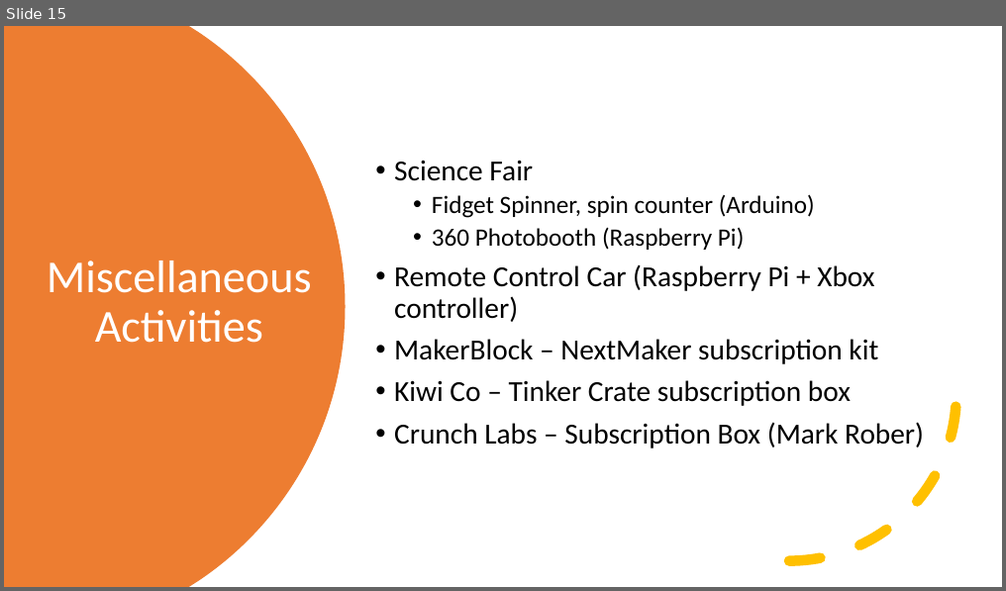
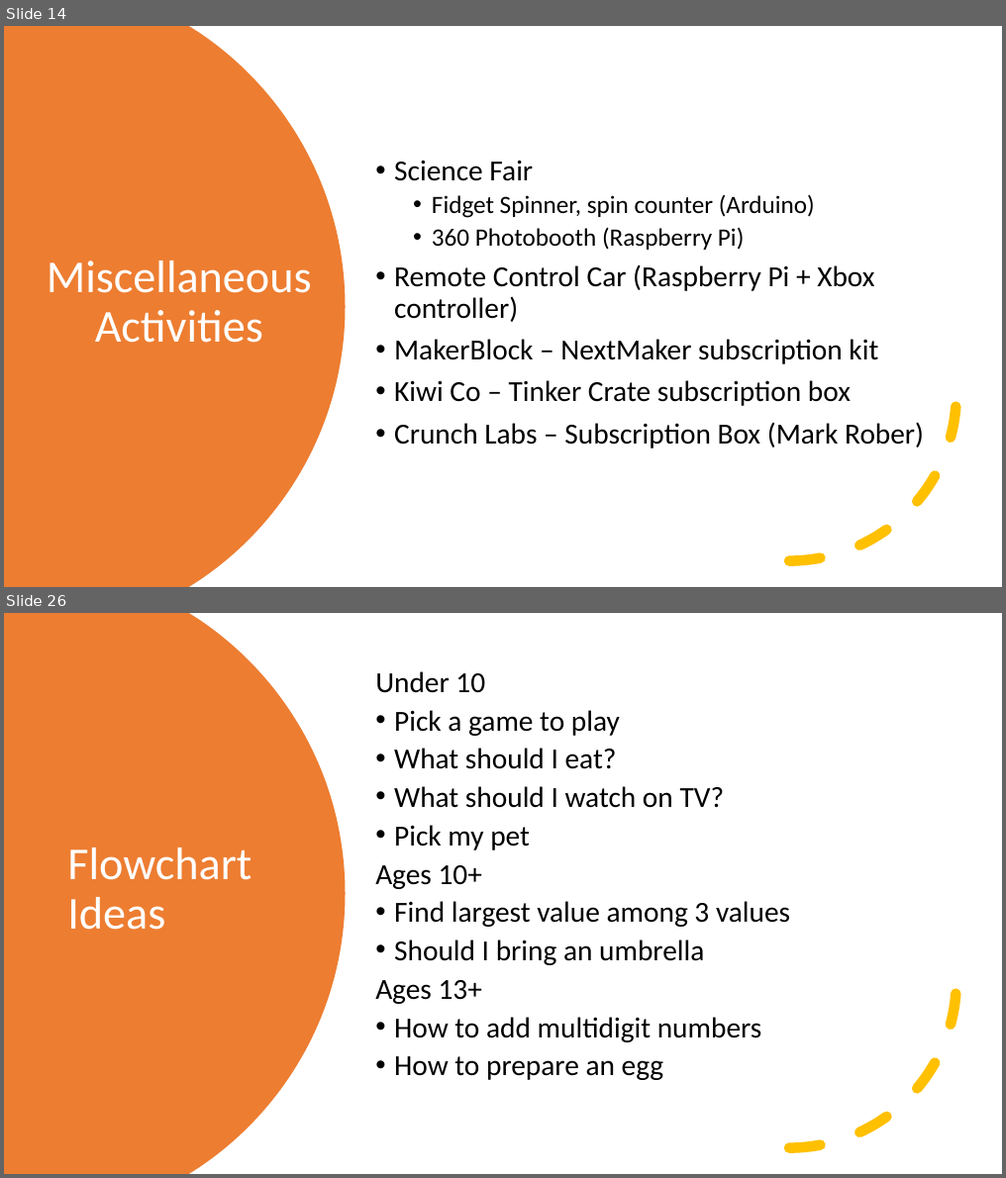
Before and after one commit to kevmoens/ThatConference2022, a slide deck: ThatConference2022.pptx. Shown one above the other, each under a label of ours: slide 15 before the commit, slides 14 and 26 after it; the slides between them are not shown. The pictures are 1006x591 and 1006x1178 pixels, drawn with LibreOffice and Linux fonts; fonts in the diff are those of the drawing. Boxes give left, top, right and bottom in pixels: in the first picture for what was removed or moved away, otherwise in the second. Text is boxed around its words. In the diff, an @@ line names an element or a change of style, - is before the commit and + after.

```diff
--- a/ThatConference2022.pptx
+++ b/ThatConference2022.pptx
@@ slide 26 added at [4, 613, 1002, 1174], background #FFFFFF @@
@@ freeform shape added at [4, 613, 346, 1174], fill #ED7D31 @@
@@ text added at [375, 671, 790, 1080], 28 pt, text #000000 @@
+Under 10
+• Pick a game to play
+• What should I eat?
+• What should I watch on TV?
+• Pick my pet
+Ages 10+
+• Find largest value among 3 values
+• Should I bring an umbrella
+Ages 13+
+• How to add multidigit numbers
+• How to prepare an egg
@@ arc (boxed as its full ellipse) added at [623, 814, 957, 1149], outline #FFC000 10 pt dashed @@
@@ title added at [67, 848, 252, 930], 44 pt, text #FFFFFF @@
+Flowchart
+Ideas
@@ what was slide 15 is now slide 14 @@
```
Also in this commit, not shown: 1 slide changed, 12 other slides added, 4 slides removed, 2 other files.
